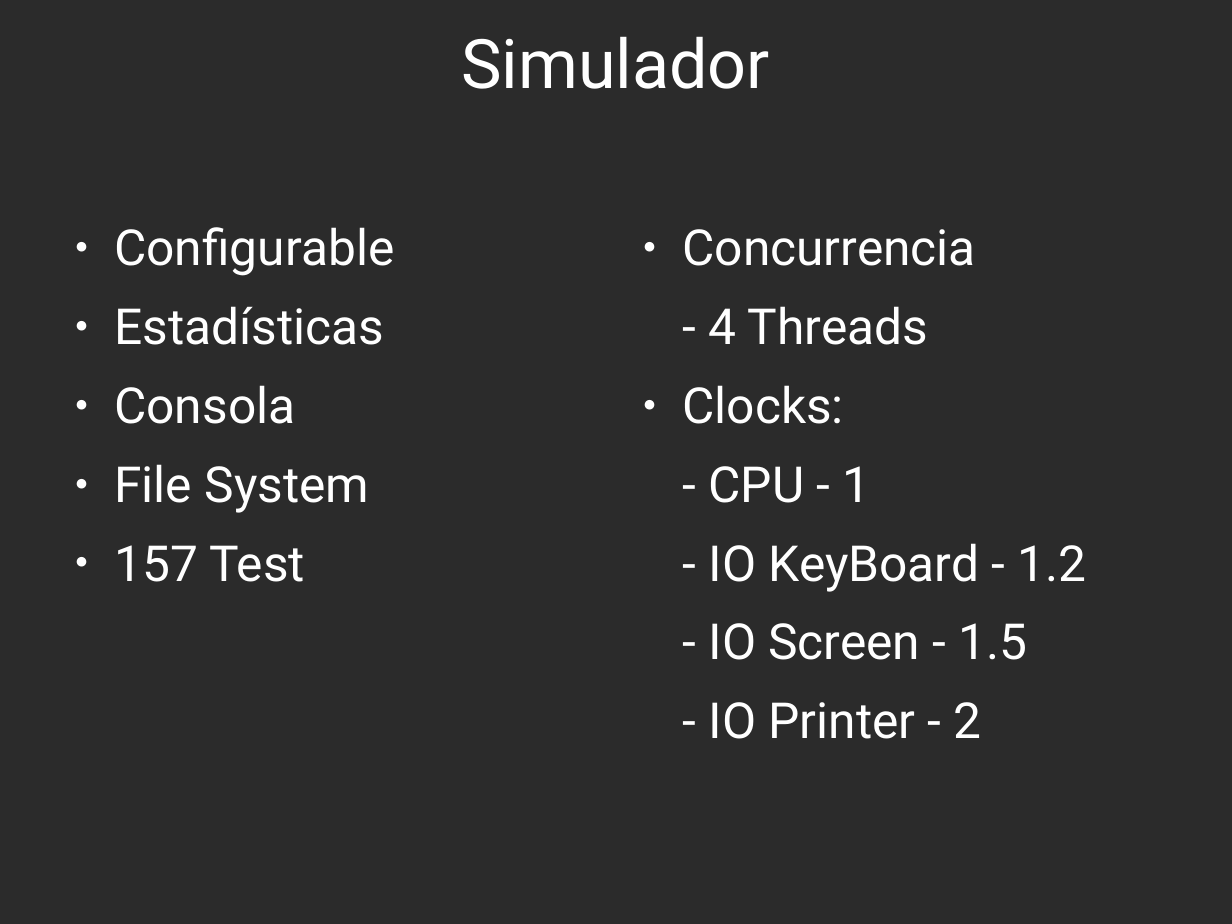
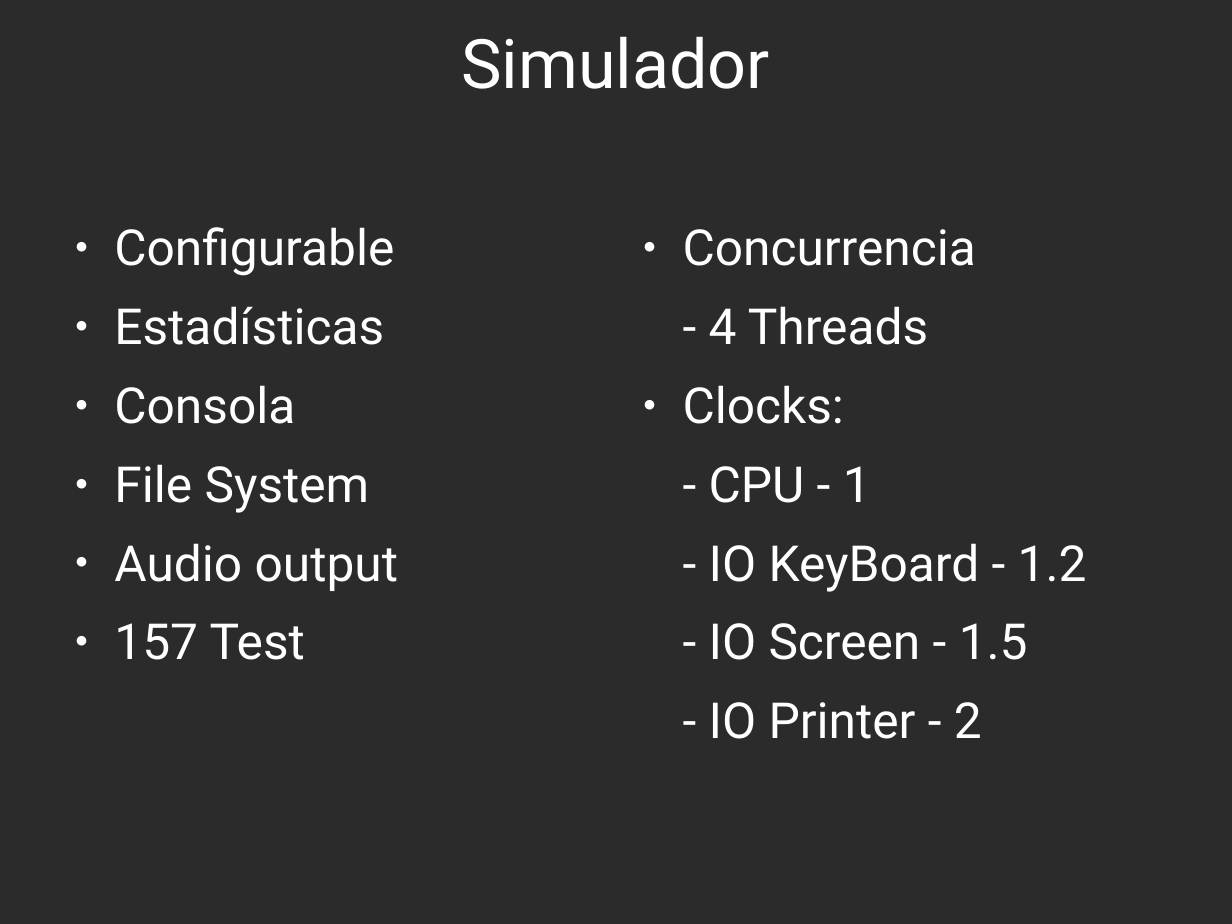
Before and after one commit to AugustoConti/unq-SO, a slide deck: slide 3 of Expo.odp. Drawn at 1232x924 pixels with LibreOffice and Linux fonts; fonts in the diff are those of the drawing; background and template pictures are left out; a plain dark background stands for a picture behind light text. Boxes give left, top, right and bottom in pixels: in the first picture for what was removed or moved away, otherwise in the second. Text is boxed around its words. In the diff, an @@ line names an element or a change of style, - is before the commit and + after.

```diff
--- a/Expo.odp
+++ b/Expo.odp
@@ text at [114, 543, 398, 591]: paragraph added @@
+● Audio output
```
Also in this commit, not shown: 1 other slide changed.
